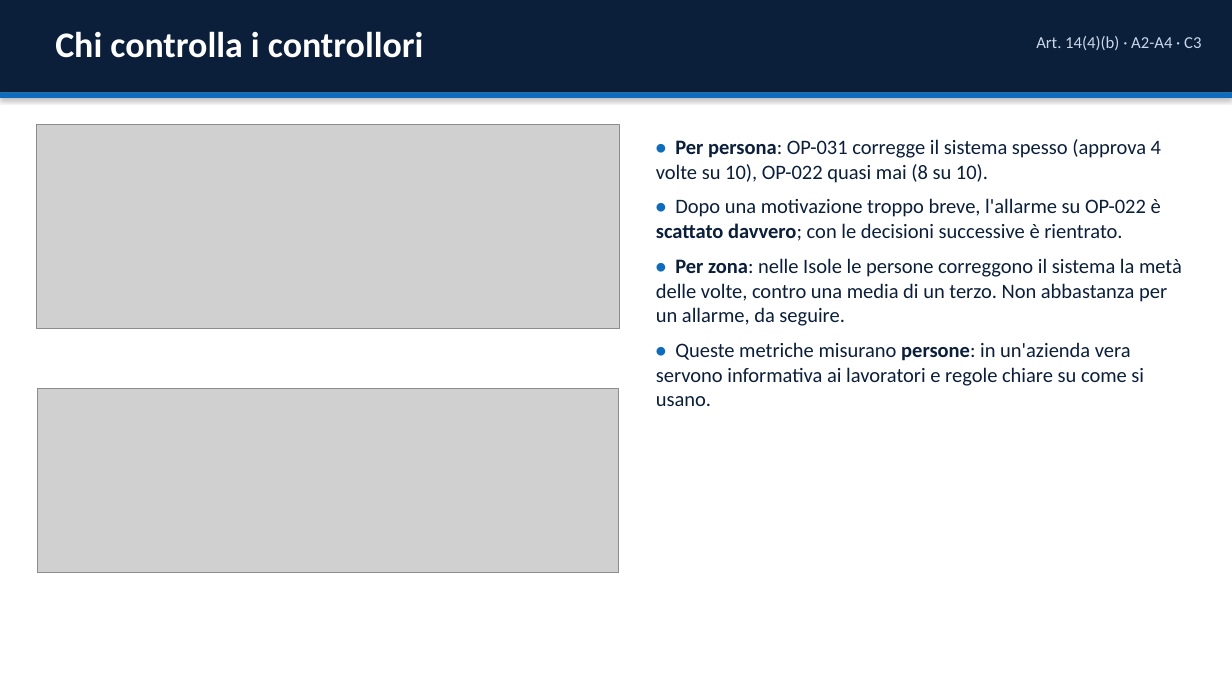
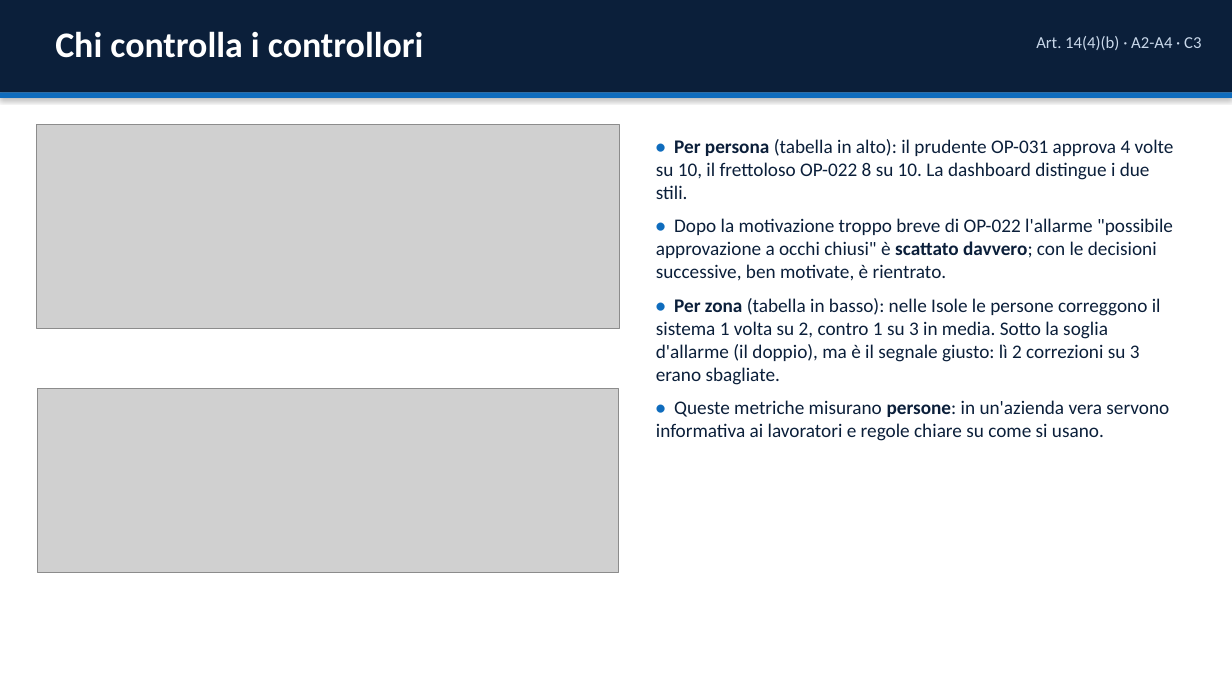
Before and after one commit to GuidoMerliniEnel/ai-act-hackaton, a slide deck: slide 17 of consegna/EnerGuard_Presentazione.pptx (slide 15 before the commit). Drawn at 1232x693 pixels with LibreOffice and Linux fonts; fonts in the diff are those of the drawing; grey boxes stand for pictures. Boxes give left, top, right and bottom in pixels: in the first picture for what was removed or moved away, otherwise in the second. Text is boxed around its words. In the diff, an @@ line names an element or a change of style, - is before the commit and + after.

```diff
--- a/consegna/EnerGuard_Presentazione.pptx
+++ b/consegna/EnerGuard_Presentazione.pptx
@@ text at (x1=656, y1=139, x2=1174, y2=385): text changed; size 16 to 15 pt @@
-• Per persona: OP-031 corregge il sistema spesso (approva 4 volte su 10), OP-022 quasi mai (8 su 10).
-• Dopo una motivazione troppo breve, l'allarme su OP-022 è scattato davvero; con le decisioni successive è rientrato.
-• Per zona: nelle Isole le persone correggono il sistema la metà delle volte, contro una media di un terzo. Non abbastanza per un allarme, da seguire.
+• Per persona (tabella in alto): il prudente OP-031 approva 4 volte su 10, il frettoloso OP-022 8 su 10. La dashboard distingue i due stili.
+• Dopo la motivazione troppo breve di OP-022 l'allarme "possibile approvazione a occhi chiusi" è scattato davvero; con le decisioni successive, ben motivate, è rientrato.
+• Per zona (tabella in basso): nelle Isole le persone correggono il sistema 1 volta su 2, contro 1 su 3 in media. Sotto la soglia d'allarme (il doppio), ma è il segnale giusto: lì 2 correzioni su 3 erano sbagliate.
@@ text at (x1=656, y1=400, x2=1169, y2=441): size 16 to 15 pt in "• Queste metriche misurano persone: in un'azienda ..." @@
```
Also in this commit, not shown: 2 other slides changed, 3 slides added, 1 slide removed, 1 other file.
